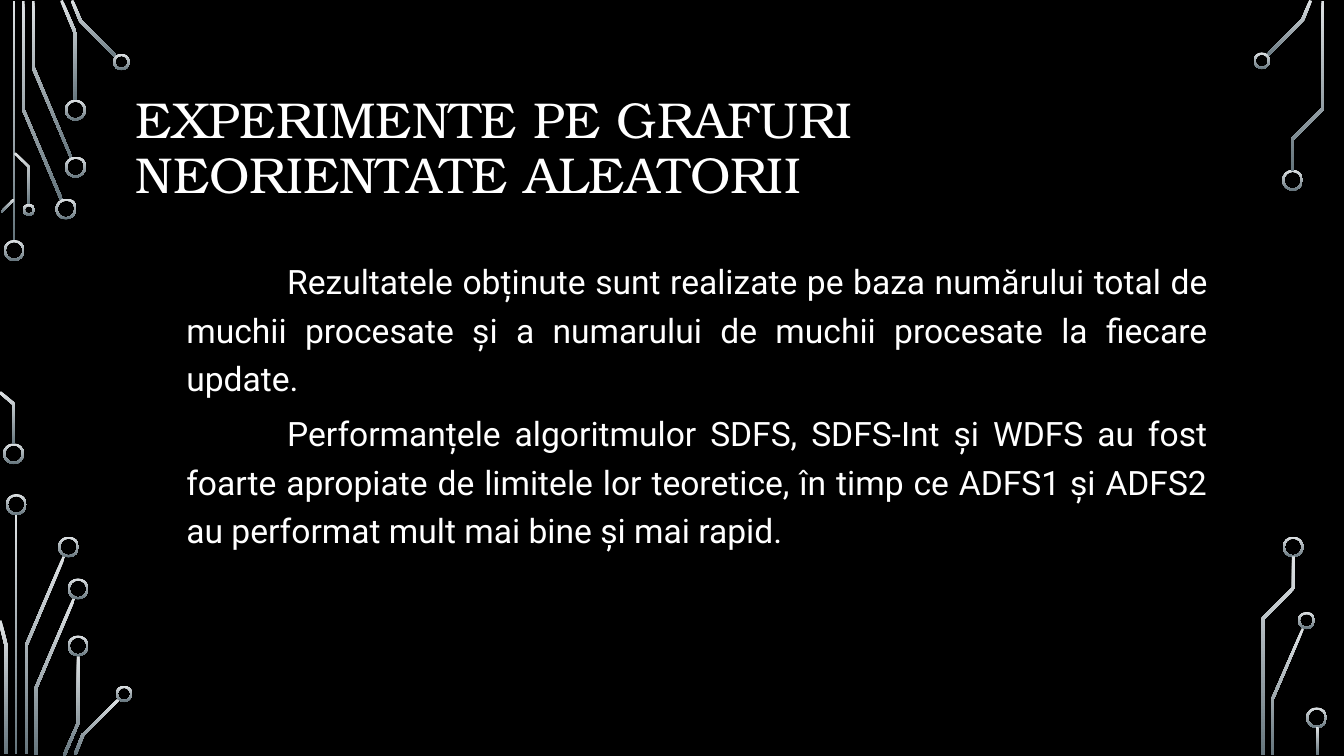
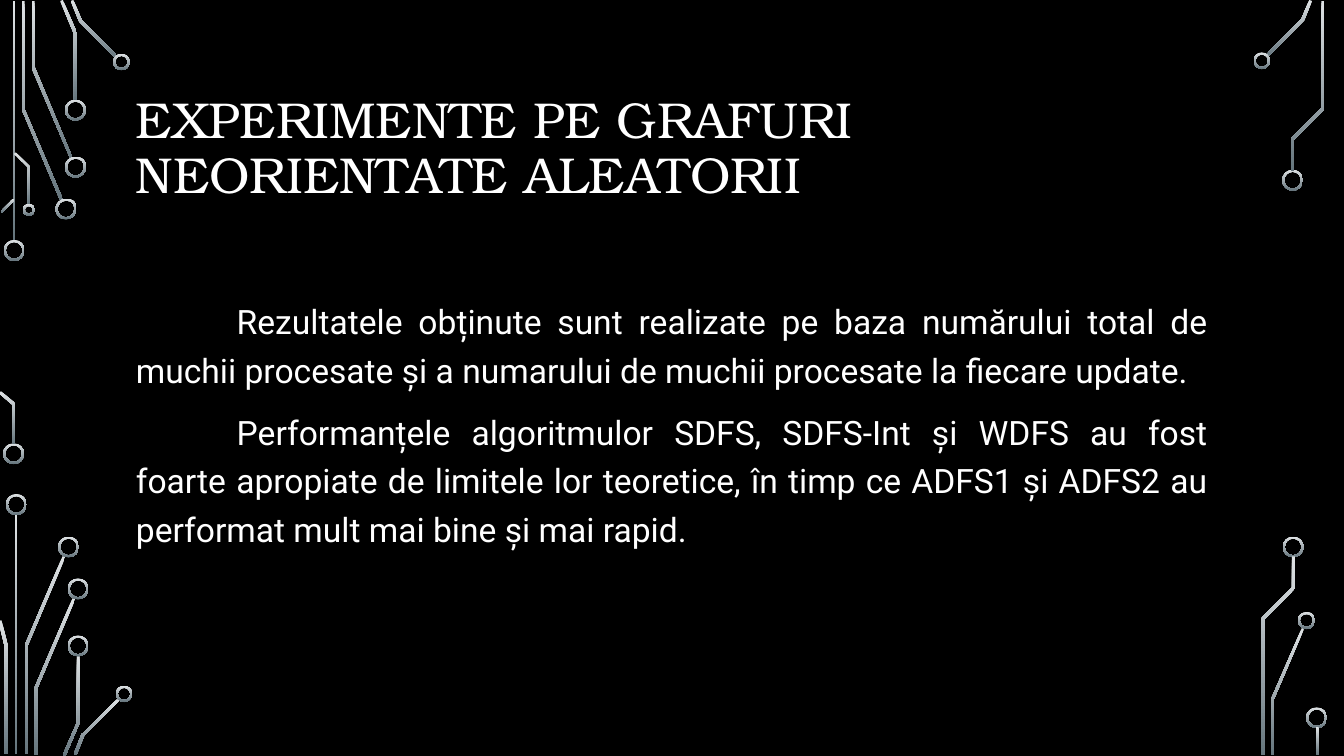
Before and after one commit to MattiaIojica/Incremental-DFS-Algorithms, a slide deck: slide 10 of Prezentare Incremental DFS algorithms.pptx. Drawn at 1344x756 pixels with LibreOffice and Linux fonts; fonts in the diff are those of the drawing; background and template pictures are left out. Boxes give left, top, right and bottom in pixels: in the first picture for what was removed or moved away, otherwise in the second. Text is boxed around its words. In the diff, an @@ line names an element or a change of style, - is before the commit and + after.

```diff
--- a/Prezentare Incremental DFS algorithms.pptx
+++ b/Prezentare Incremental DFS algorithms.pptx
@@ text "Rezultatele obținute sunt realizate pe ..." moved from (x1=186, y1=268, x2=1208, y2=551) to (x1=136, y1=308, x2=1207, y2=550) @@
@@ text "Rezultatele obținute sunt realizate pe ..." at (x1=136, y1=308, x2=1207, y2=550): list level 2 to 1 in "Rezultatele obținute sunt realizate pe ..."; list level 2 to 1 in "Performanțele algoritmulor SDFS, SDFS-Int și ..." @@
```
Also in this commit, not shown: 9 other slides changed.
